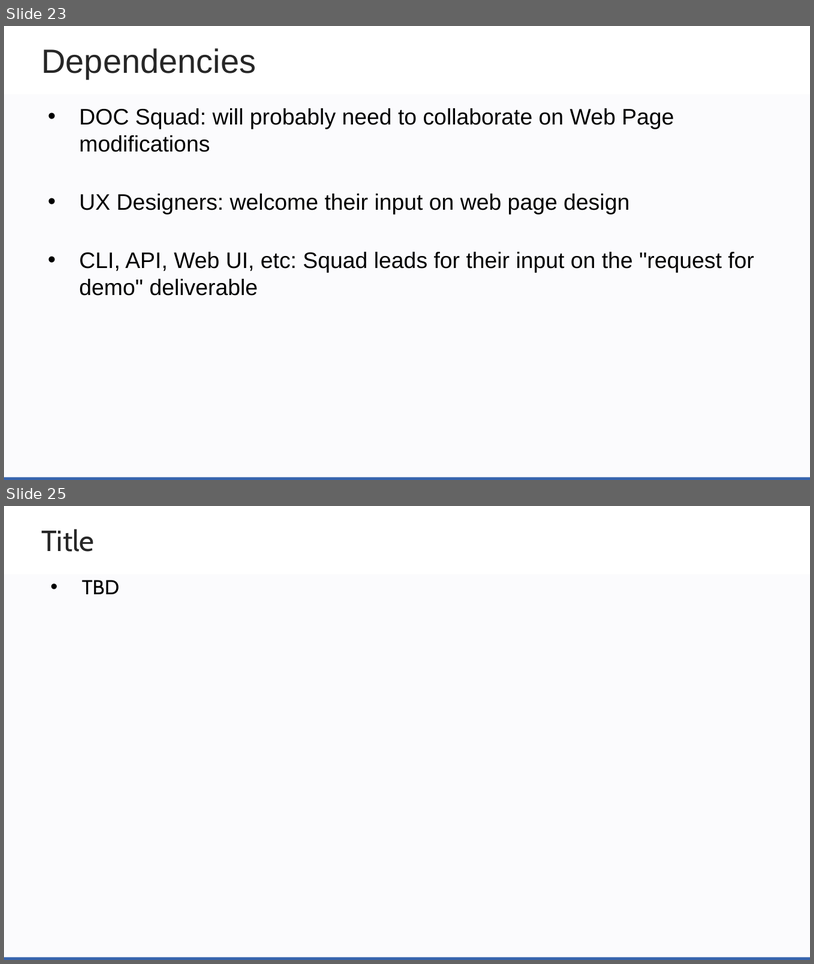
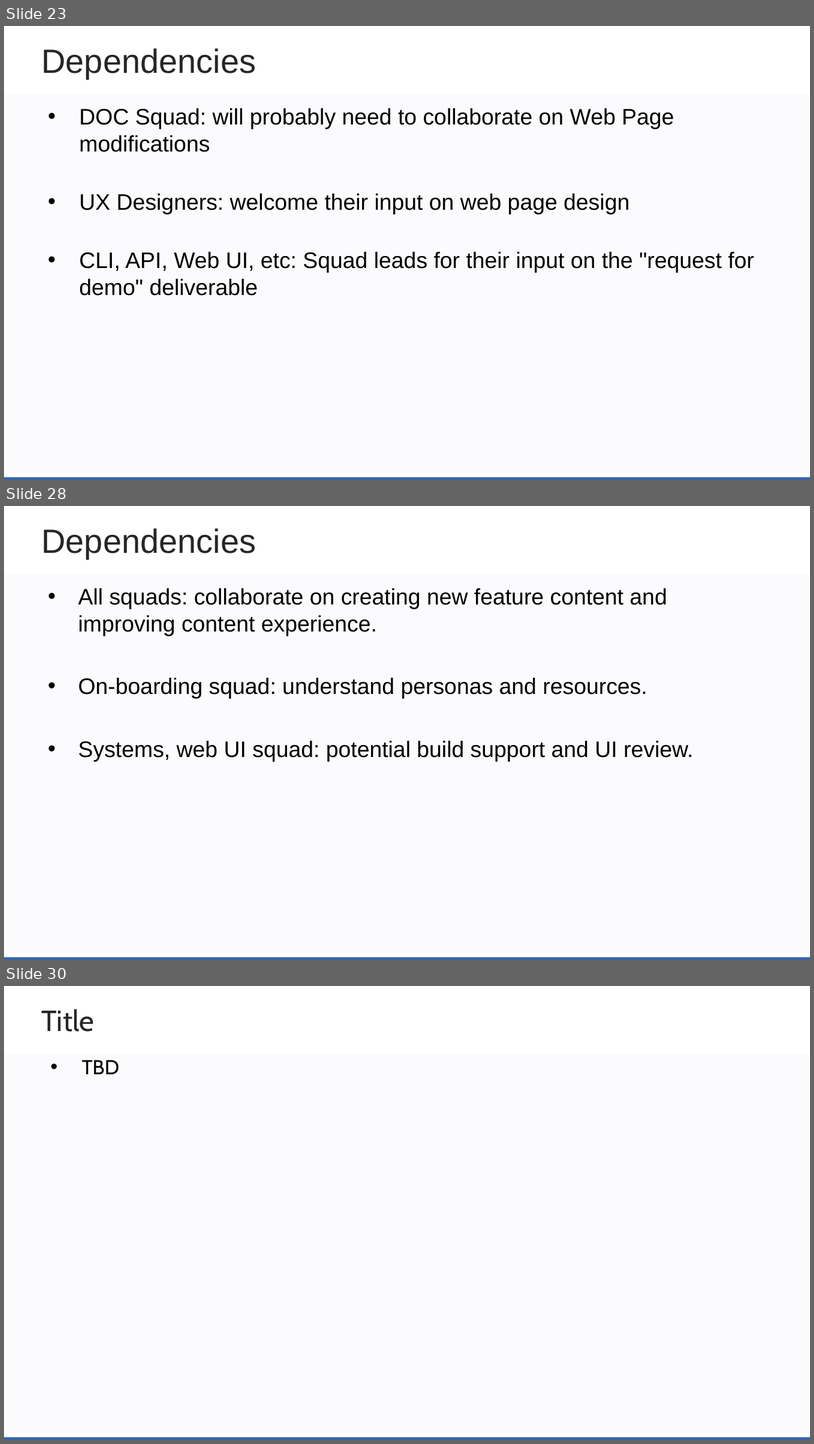
Before and after one commit to zowe/community, a slide deck: Project Management/PI Planning/20PI4 Planning/Zowe Community Squad Focus for 20PI4.pptx. Shown one above the other, each under a label of ours: slides 23 and 25 before the commit, slides 23, 28 and 30 after it; the slides between them are not shown. The pictures are 814x964 and 814x1444 pixels, drawn with LibreOffice and Linux fonts; fonts in the diff are those of the drawing; background and template pictures are left out. Boxes give left, top, right and bottom in pixels: in the first picture for what was removed or moved away, otherwise in the second. Text is boxed around its words. In the diff, an @@ line names an element or a change of style, - is before the commit and + after.

Commit message:
Add doc squad focus

```diff
--- a/Project Management/PI Planning/20PI4 Planning/Zowe Community Squad Focus for 20PI4.pptx
+++ b/Project Management/PI Planning/20PI4 Planning/Zowe Community Squad Focus for 20PI4.pptx
@@ slide 28 added at [4, 506, 810, 960], background #FFFFFF; not listed: 2 template elements that a slide beside it also shows @@
@@ text added at [41, 528, 256, 559], 30 pt, text #262626 @@
+Dependencies
@@ text added at [78, 588, 693, 762], 20 pt, text #000000 @@
+• All squads: collaborate on creating new feature content and improving content experience.
+• On-boarding squad: understand personas and resources.
+• Systems, web UI squad: potential build support and UI review.
@@ what was slide 25 is now slide 30 @@
```
Also in this commit, not shown: 1 slide changed, 5 other slides added, 1 slide removed.
